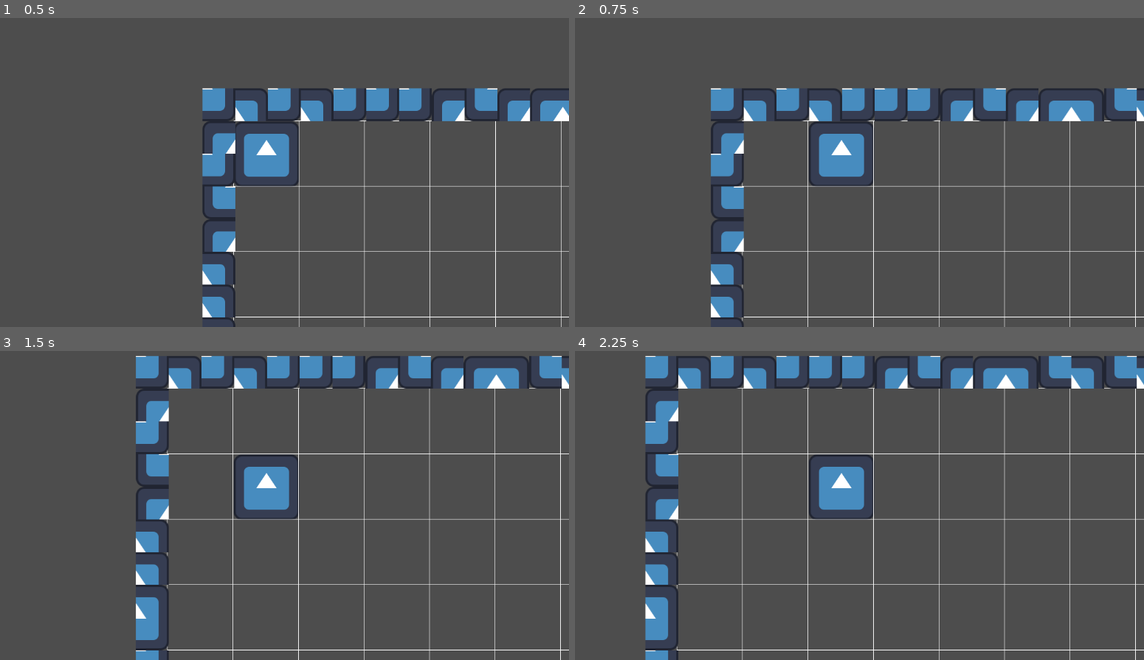
Above: before the commit, frames 1-4 (two rows, left to right).
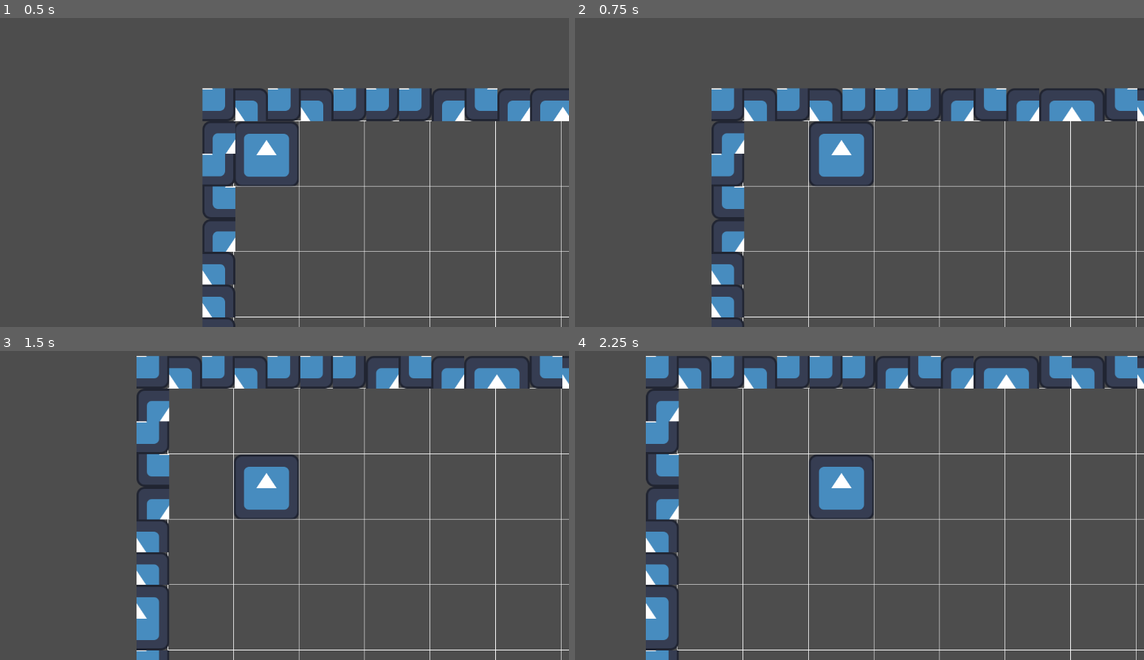
Above: after the commit, the same moments.

Repository: HarrisonDeurwaarder/Liu-Qi-Productions-OGPC-25-26
Game: Godot game, scene res://Scenes/world.tscn
Same seed, same stepped clock (60 frames per second), same inputs: the game is played once before the commit and once after it. The engine's default icon, where the game draws it, is replaced by a stand-in: a white triangle on a blue panel in a dark square.
Inputs:
- Up to frame 1 (0.5 s): no input
- Up to frame 2 (0.75 s): tap Enter at 0.5 s; hold Right (ui_right) from 0.53 s (still down)
- Up to frame 3 (1.5 s): tap Space at 1.25 s; release Right (ui_right) at 1.28 s; hold Down (ui_down) from 1.28 s (still down)
- Up to frame 4 (2.25 s): tap Enter at 2 s; release Down (ui_down) at 2.03 s; hold Right (ui_right) from 2.03 s (still down)

Frame 1 is identical in both runs. In frame 2, 1.6% of the frame differs, in the area x 23-100%, y 22-100%; in frame 3, 2.0%; in frame 4, 2.3%, in the area x 12-100%, y 1-100%.

Commit message:
Added photos

Diff:
--- a/Scenes/world.tscn
+++ b/Scenes/world.tscn
@@ -40,7 +40,7 @@
 script = ExtResource("2_5a7ea")
 
 [node name="CollisionShape2D" type="CollisionShape2D" parent="CharacterBody2D"]
-position = Vector2(-14, -13)
+position = Vector2(-13, -13)
 shape = SubResource("RectangleShape2D_5a7ea")
 
 [node name="GRID" type="Node2D" parent="."]
Binary file added: Assets/unnamed-1.png
Not shown, added: Assets/unnamed-1.png.import
Binary file added: Assets/unnamed-2.png
Not shown, added: Assets/unnamed-2.png.import
Binary file added: Assets/unnamed.png
Not shown, added: Assets/unnamed.png.import
Not shown, added: .DS_Store
Not shown, added: Assets/.DS_Store
